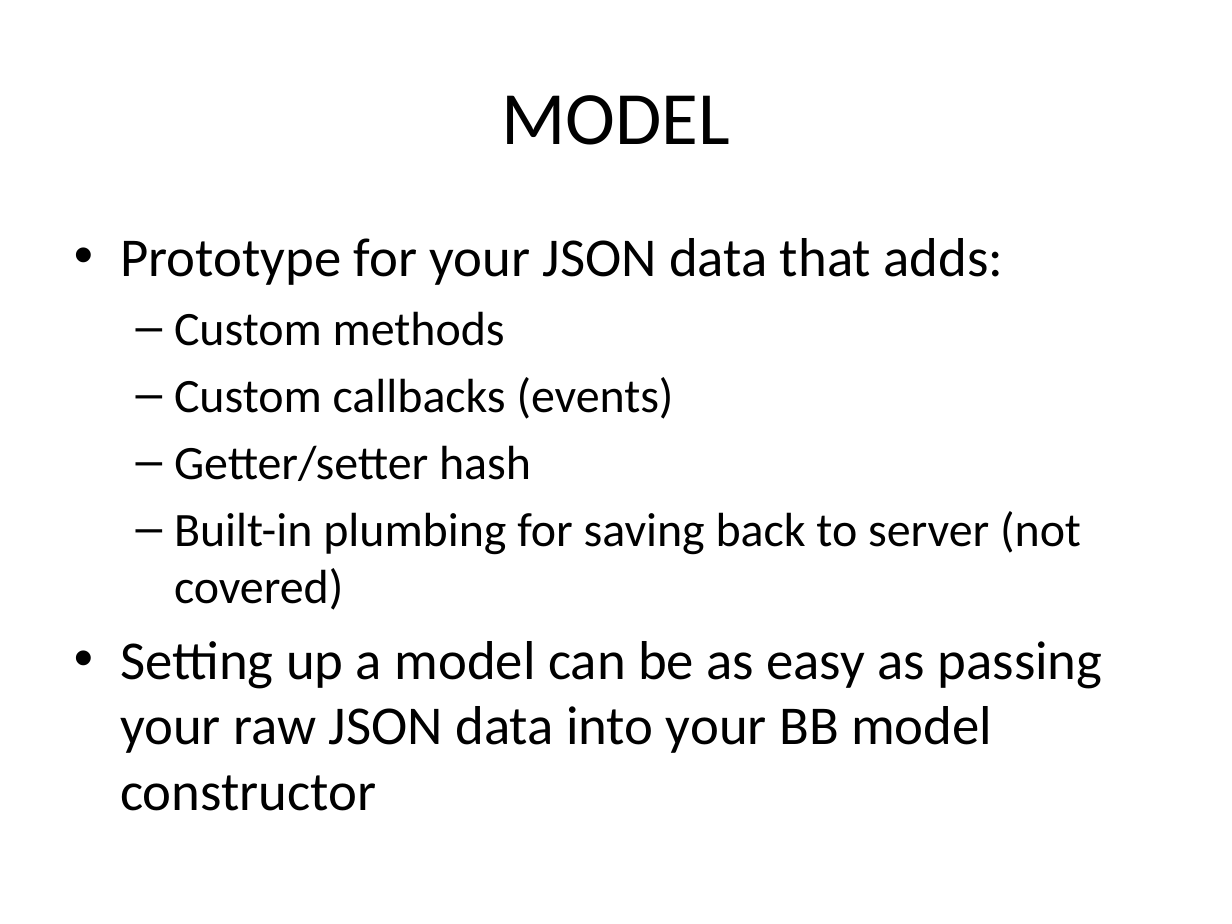
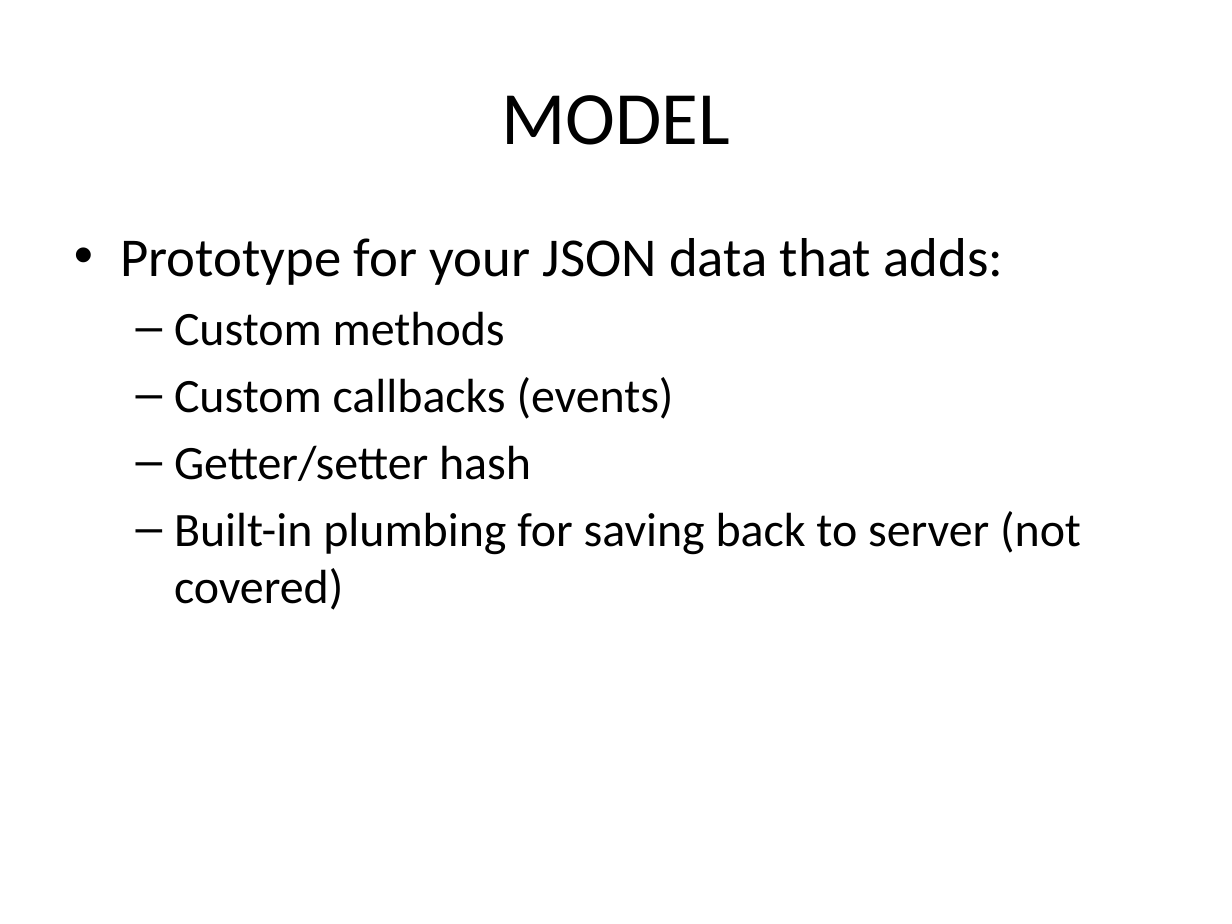
Before and after one commit to jkoynok/TechFest.BackBone, a slide deck: slide 12 of TechFest.Backbone/tf.backbone.pptx. Drawn at 1232x924 pixels with LibreOffice and Linux fonts; fonts in the diff are those of the drawing. Boxes give left, top, right and bottom in pixels: in the first picture for what was removed or moved away, otherwise in the second. Text is boxed around its words. In the diff, an @@ line names an element or a change of style, - is before the commit and + after.

Commit message:
ppt changes

```diff
--- a/TechFest.Backbone/tf.backbone.pptx
+++ b/TechFest.Backbone/tf.backbone.pptx
@@ text at (120,641,1103,811): paragraph removed @@
-• Setting up a model can be as easy as passing your raw JSON data into your BB model constructor
```
